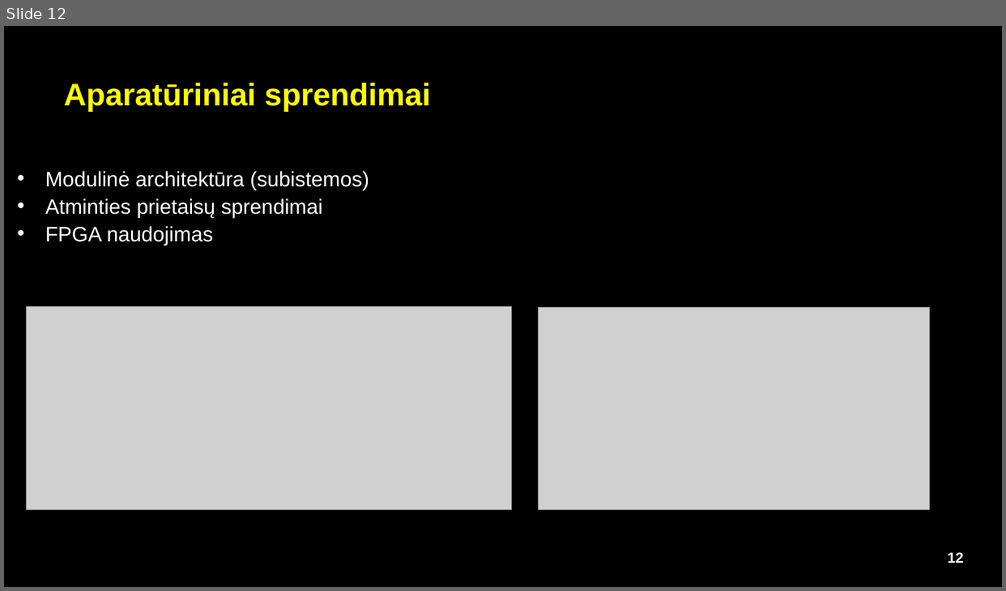
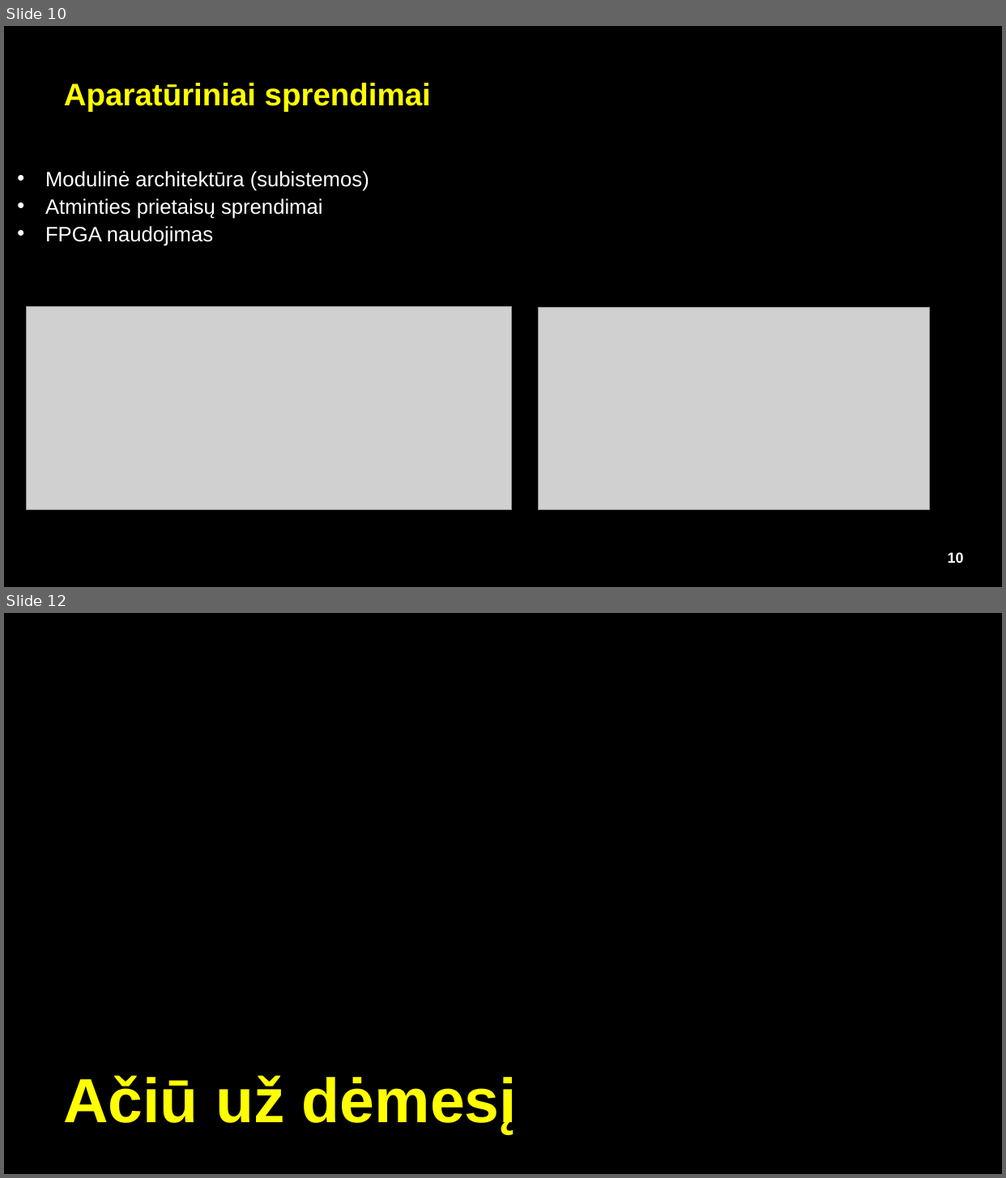
Before and after one commit to Double-Bonus/sem11-InovatyviosMatavimoSistemos, a slide deck: Indvidualus_darbas/esaSwarm_EEF.pptx. Shown one above the other, each under a label of ours: slide 12 before the commit, slides 10 and 12 after it; the slides between them are not shown. The pictures are 1006x591 and 1006x1178 pixels, drawn with LibreOffice and Linux fonts; fonts in the diff are those of the drawing; grey boxes stand for pictures; background and template pictures are left out. Boxes give left, top, right and bottom in pixels: in the first picture for what was removed or moved away, otherwise in the second. Text is boxed around its words. In the diff, an @@ line names an element or a change of style, - is before the commit and + after.

```diff
--- a/Indvidualus_darbas/esaSwarm_EEF.pptx
+++ b/Indvidualus_darbas/esaSwarm_EEF.pptx
@@ slide 12 added at (4, 613, 1002, 1174), background #000000 @@
@@ text added at (63, 1076, 517, 1135), 60 pt, text #FFFF00, bold @@
+Ačiū už dėmesį
@@ what was slide 12 is now slide 10 @@
@@ page number at (948, 552, 964, 563): text changed @@
-12
+10
```
Also in this commit, not shown: 6 slides changed, 7 slides removed, 8 other files.
